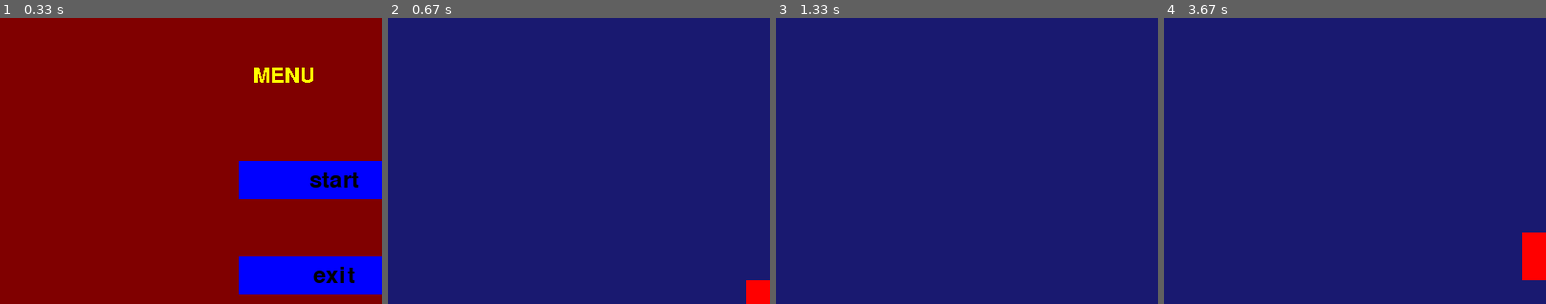
Above: before the commit, frames 1-4 (left to right).
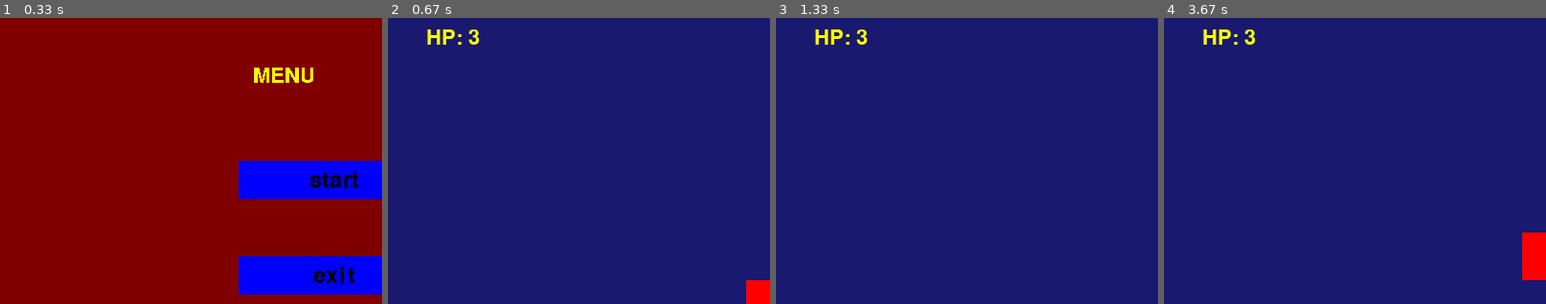
Above: after the commit, the same moments.

Repository: ricardobr3no/space-shooter-pygame
Game: pygame game, started from src/main.py
Same seed, same stepped clock (60 frames per second), same inputs: the game is played once before the commit and once after it.
Inputs (mouse positions are % of the whole screen's width and height, from its top left):
- Up to frame 1 (0.33 s): no input
- Up to frame 2 (0.67 s): click (44, 28) at 0.38 s
- Up to frame 3 (1.33 s): hold Right 0.83-1.3 s; move the mouse to (46, 54) at 0.87 s
- Up to frame 4 (3.67 s): hold Up 1.33-1.63 s; hold Right 1.67-2.13 s; hold Left 2.17-2.7 s; hold Down 2.73-3.03 s; hold Left 3.07-3.47 s; hold Up from 3.5 s (still down)
The pictures show only the part of the screen within x 0-50%, y 0-50%; the shares and areas given below are measured in that part.

Frame 1 is identical in both runs. In frame 2, 0.3% of the frame differs, in the area x 10-24%, y 4-10%; in frame 3, 0.3%; in frame 4, 0.3%.

Commit message:
add HP status

Diff:
--- a/src/main.py
+++ b/src/main.py
@@ -35,11 +35,13 @@
 player = Player()
 player_group.add(player)
 
+wall_margin = player.rect.size[1] // 2
+
 # paredes invisiveis
-wall_1 = Wall(0, 0, SCREEN_SIZE[0], 1)
-wall_2 = Wall(0, SCREEN_SIZE[1], SCREEN_SIZE[0], 1)
-wall_3 = Wall(0, 0, 1, SCREEN_SIZE[1])
-wall_4 = Wall(SCREEN_SIZE[0], 0, 1, SCREEN_SIZE[1])
+wall_1 = Wall(0, -wall_margin, SCREEN_SIZE[0], 1)  # top
+wall_2 = Wall(0, wall_margin + SCREEN_SIZE[1], SCREEN_SIZE[0], 1)  # bottom
+wall_3 = Wall(-wall_margin, 0, 1, SCREEN_SIZE[1])  # left
+wall_4 = Wall(wall_margin + SCREEN_SIZE[0], 0, 1, SCREEN_SIZE[1])  # right
 walls_group.add(wall_1, wall_2, wall_3, wall_4)
 
 
@@ -61,6 +63,7 @@
     running = True
     score = 0
     score_label = font.render(f"{score}", True, "white")
+    hp_label = font.render(f"HP: {player.hp}", True, "yellow")
     player_last_position = player.rect.x, player.rect.y
 
     while running:
@@ -106,12 +109,17 @@
             # print(score)
 
         if game_over:
+            player.hp -= 1
+            hp_label = font.render(f"HP: {player.hp}", False, "yellow")
             bullets_group.empty()
             enemy_group.empty()
-            player.restart()
-            score = 0
-            score_label = font.render(f"{score}", True, "white")
-            spawn_timer = 0
+            player.restart_position()
+            if player.hp <= 0:
+                # player.restart()
+                # score = 0
+                # score_label = font.render(f"{score}", True, "white")
+                # spawn_timer = 0
+                menu()
 
         if wall_colission:
             player.rect.x, player.rect.y = player_last_position
@@ -126,6 +134,7 @@
         enemy_group.draw(tela)
 
         tela.blit(score_label, (SCREEN_SIZE[0] // 2, 10))
+        tela.blit(hp_label, (40, 10))
         pygame.display.flip()
     pygame.quit()
 
--- a/src/sprites/player.py
+++ b/src/sprites/player.py
@@ -20,6 +20,11 @@
         self.rect.y = height // 2 - self.size // 2
         self.position = pygame.Vector2(self.rect.x, self.rect.y)
         self.speed = 300
+        self.hp = 3
+
+    def restart_position(self):
+        self.rect.x = width // 2 - self.size // 2
+        self.rect.y = height // 2 - self.size // 2
 
     def update(self, dt):
         # Aqui você adicionaria a lógica de movimento do player
